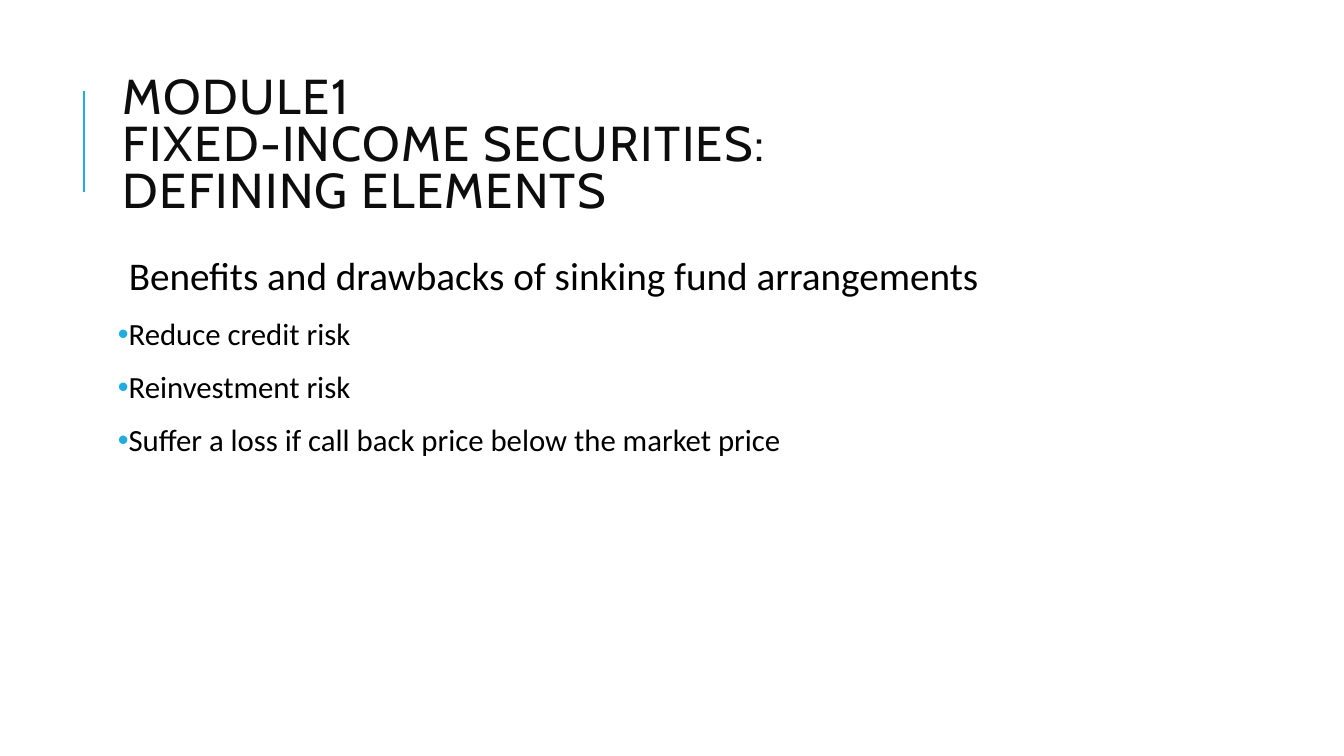
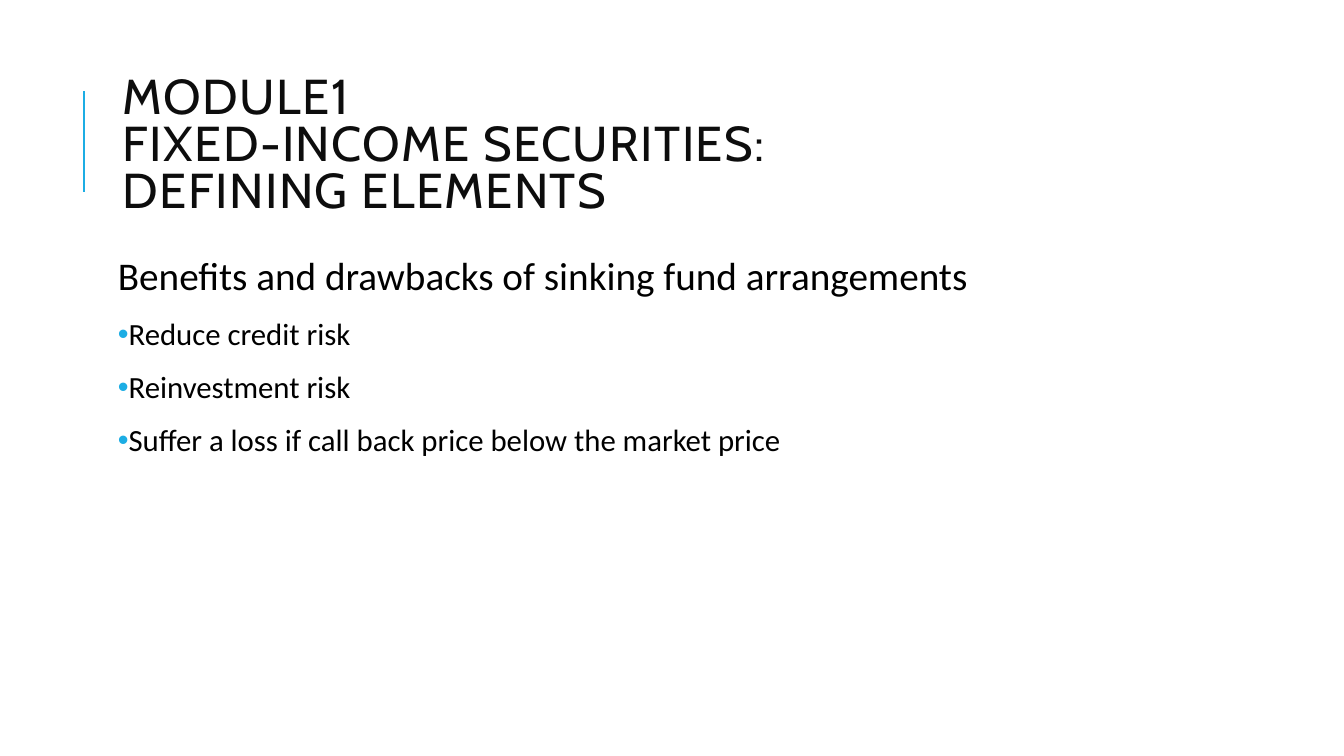
Before and after one commit to Isco0530/data, a slide deck: slide 34 of Fixed Income.pptx. Drawn at 1344x756 pixels with LibreOffice and Linux fonts; fonts in the diff are those of the drawing; background and template pictures are left out. Boxes give left, top, right and bottom in pixels: in the first picture for what was removed or moved away, otherwise in the second. Text is boxed around its words. In the diff, an @@ line names an element or a change of style, - is before the commit and + after.

```diff
--- a/Fixed Income.pptx
+++ b/Fixed Income.pptx
@@ text at bbox=[118, 262, 968, 297]: bullet   to none @@
```
Also in this commit, not shown: 5 other slides changed.
